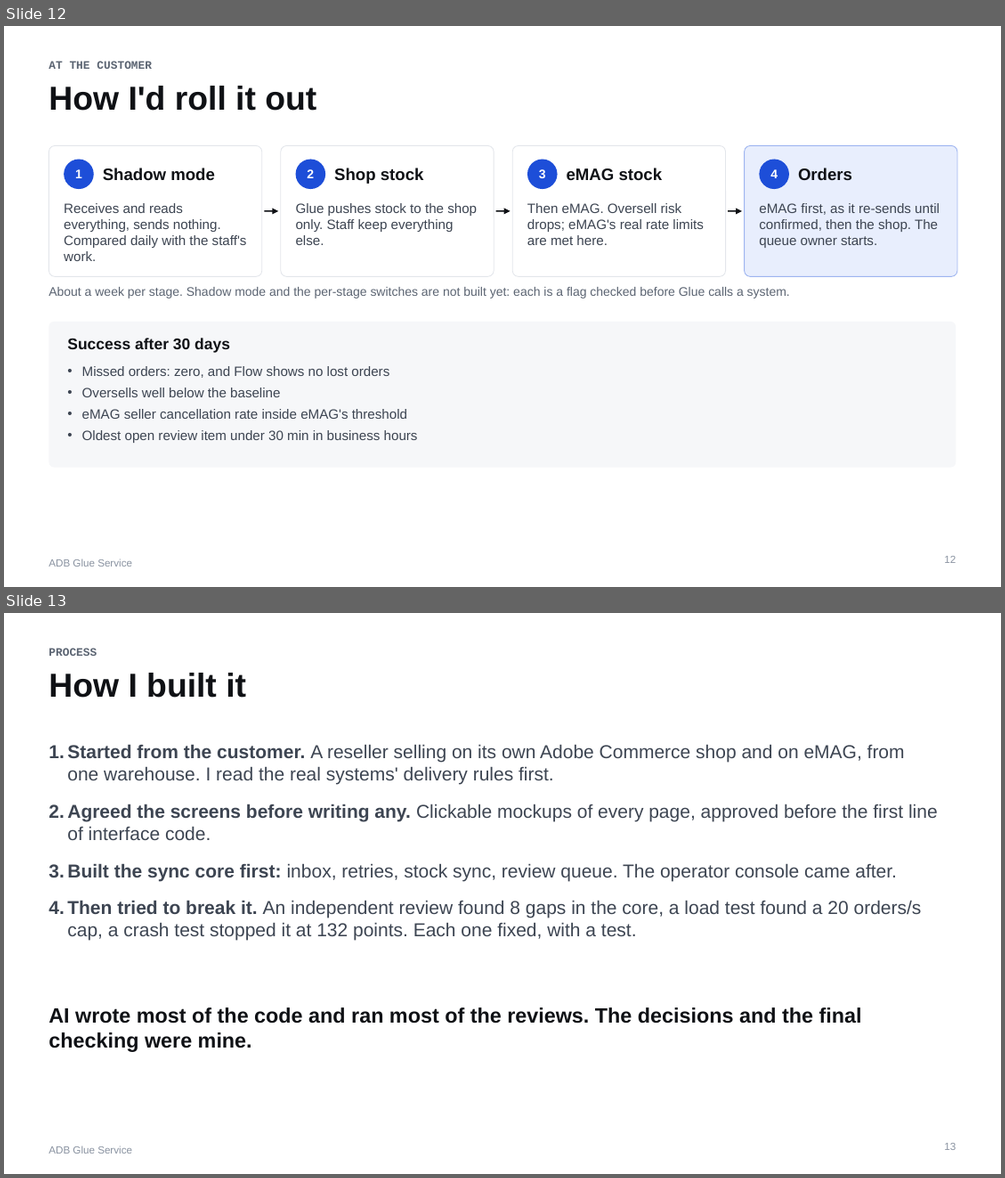
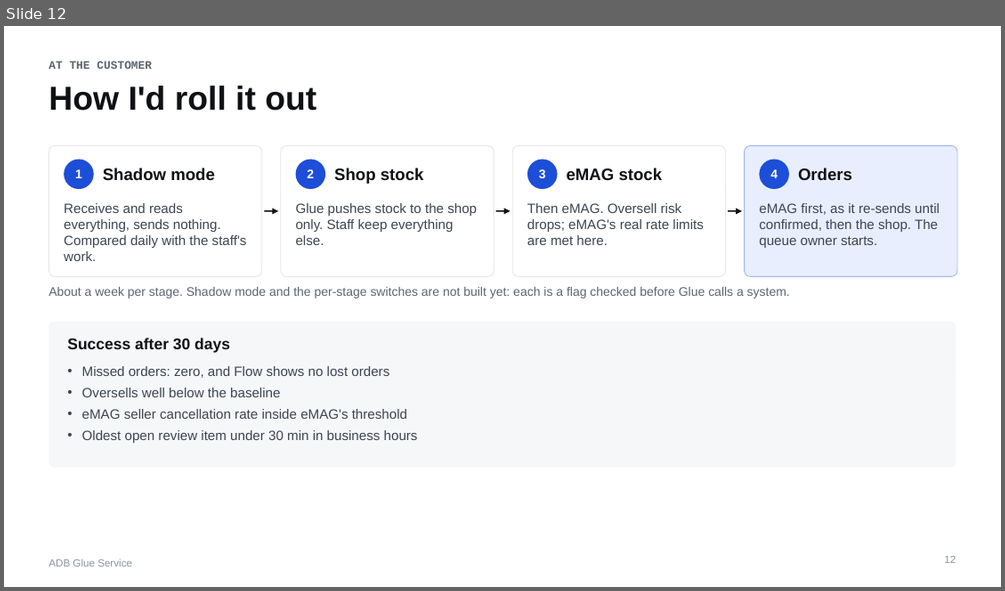
Before and after one commit to PantelimonGulie/adb-glue-service, a slide deck: docs/presentation/ADB-Glue-Service.pptx. Shown one above the other, each under a label of ours: slides 12 and 13 before the commit, slide 12 after it. The pictures are 1005x1178 and 1005x591 pixels, drawn with LibreOffice and Linux fonts; fonts in the diff are those of the drawing. Boxes give left, top, right and bottom in pixels: in the first picture for what was removed or moved away, otherwise in the second. Text is boxed around its words. In the diff, an @@ line names an element or a change of style, - is before the commit and + after.

Commit message:
New read e

```diff
--- a/docs/presentation/ADB-Glue-Service.pptx
+++ b/docs/presentation/ADB-Glue-Service.pptx
@@ slide 13 removed at (4,613,1001,1174), background #FFFFFF; not listed: 1 template element that a slide beside it also shows @@
@@ text removed at (48,648,97,656) @@
-PROCESS
@@ title removed at (48,673,246,698) @@
-How I built it
@@ text removed at (67,744,938,941) @@
-1. Started from the customer. A reseller selling on its own Adobe Commerce shop and on eMAG, from one warehouse. I read the real systems' delivery rules first.
-2. Agreed the screens before writing any. Clickable mockups of every page, approved before the first line of interface code.
-3. Built the sync core first: inbox, retries, stock sync, review queue. The operator console came after.
-4. Then tried to break it. An independent review found 8 gaps in the core, a load test found a 20 orders/s cap, a crash test stopped it at 132 points. Each one fixed, with a test.
@@ text removed at (48,1007,862,1052) @@
-AI wrote most of the code and ran most of the reviews. The decisions and the final checking were mine.
@@ page number removed at (944,1143,955,1150) @@
-13
```
Also in this commit, not shown: 2 other files.
